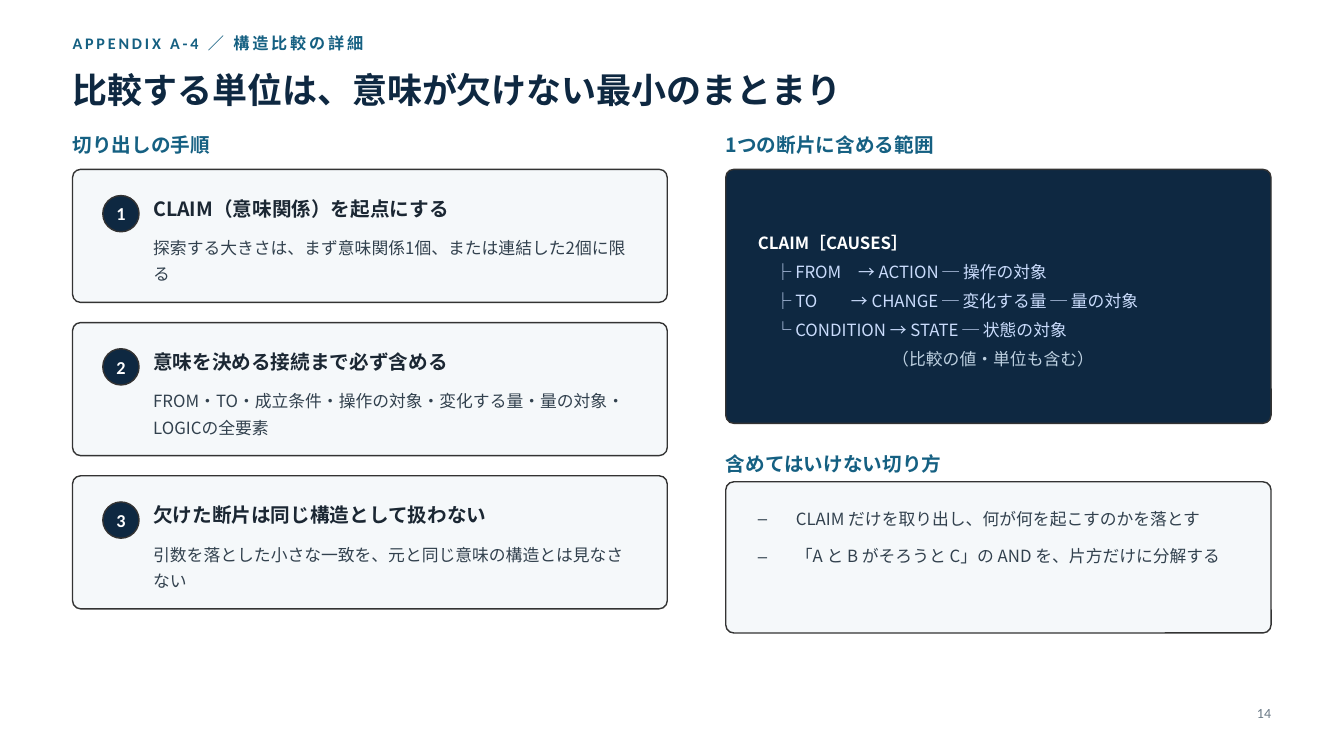
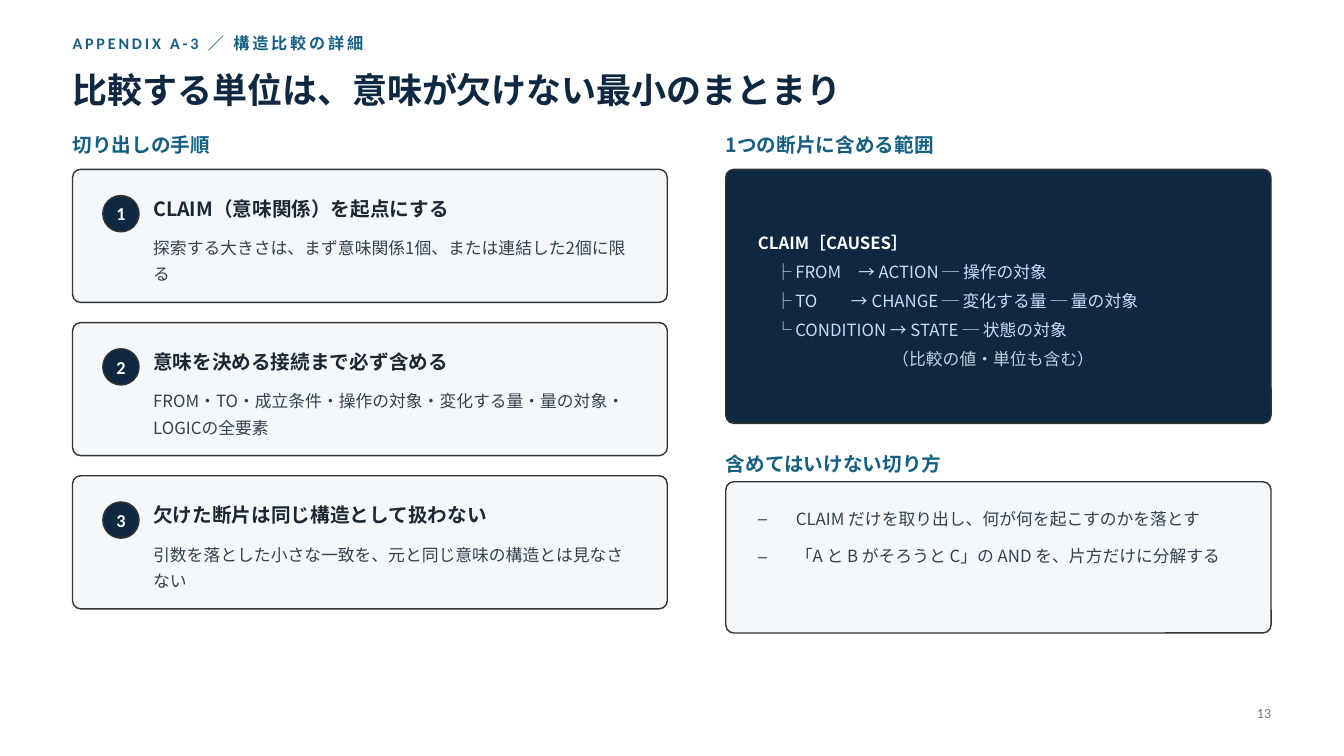
Before and after one commit to fumin0ri/structuring, a slide deck: slide 14 of インターン成果報告.pptx. Drawn at 1344x756 pixels with LibreOffice and Linux fonts; fonts in the diff are those of the drawing. Boxes give left, top, right and bottom in pixels: in the first picture for what was removed or moved away, otherwise in the second. Text is boxed around its words. In the diff, an @@ line names an element or a change of style, - is before the commit and + after.

```diff
--- a/インターン成果報告.pptx
+++ b/インターン成果報告.pptx
@@ text at [73,35,363,51]: text changed @@
-APPENDIX A-4 ／ 構造比較の詳細
+APPENDIX A-3 ／ 構造比較の詳細
@@ text at [1257,709,1271,718]: text changed @@
-14
+13
```
Also in this commit, not shown: 11 other slides changed, 3 slides added, 3 slides removed.
